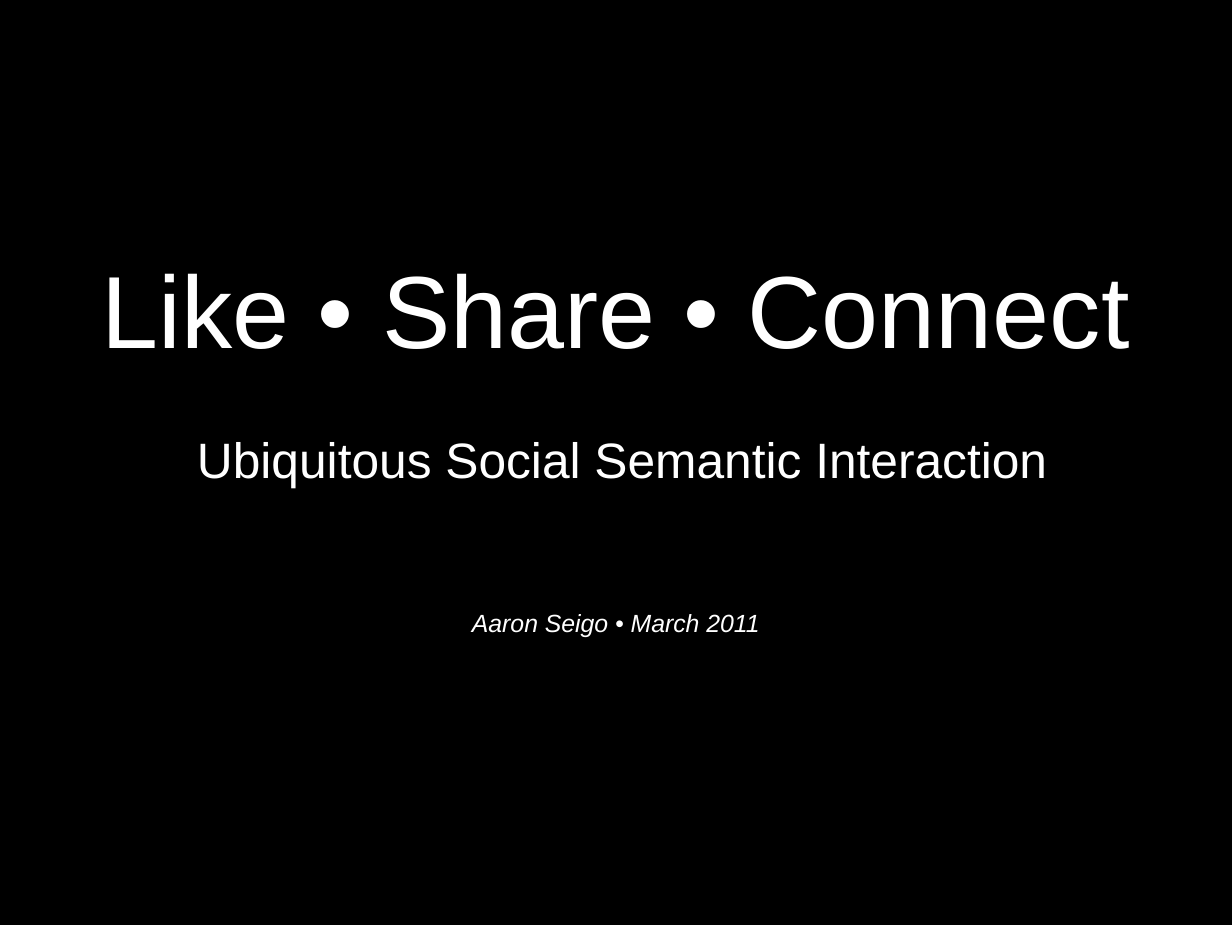
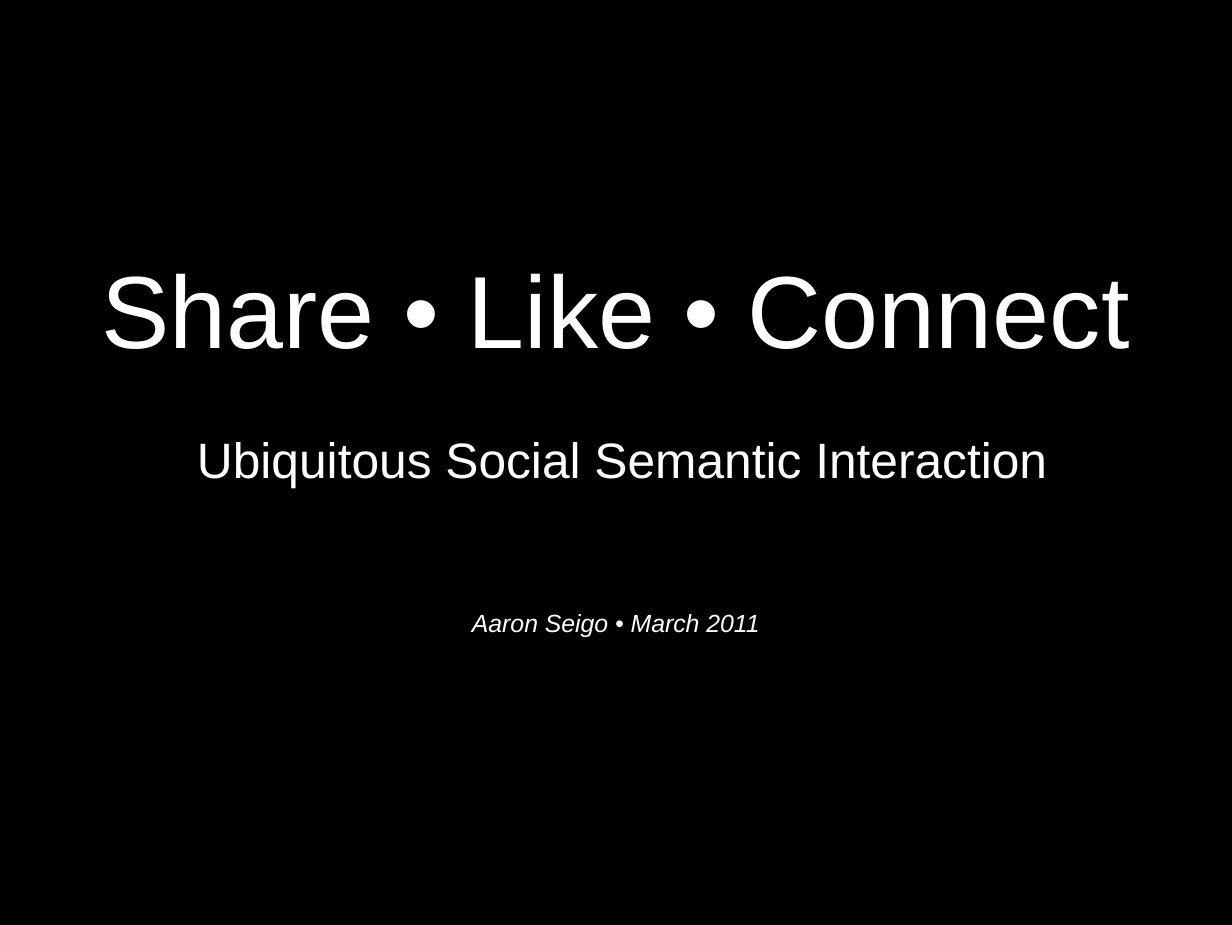
Before and after one commit to KDE/share-like-connect, a slide deck: slide 1 of docs/share_like_connect.odp. Drawn at 1232x925 pixels with LibreOffice and Linux fonts; fonts in the diff are those of the drawing. Boxes give left, top, right and bottom in pixels: in the first picture for what was removed or moved away, otherwise in the second. Text is boxed around its words. In the diff, an @@ line names an element or a change of style, - is before the commit and + after.

Commit message:
presentation

```diff
--- a/docs/share_like_connect.odp
+++ b/docs/share_like_connect.odp
@@ subtitle at (102,273,1129,349): text changed @@
-Like • Share • Connect
+Share • Like • Connect
```
